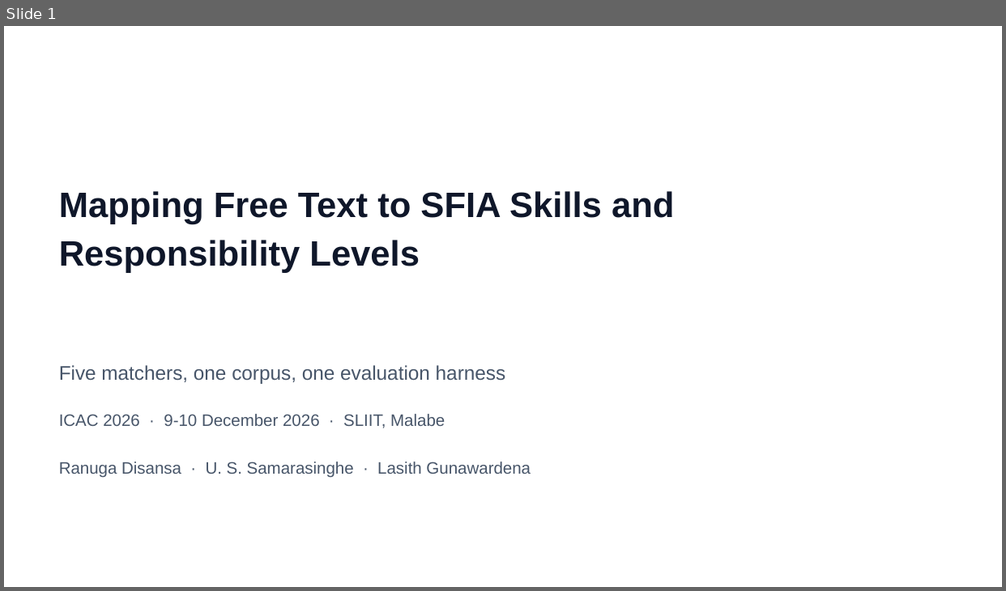
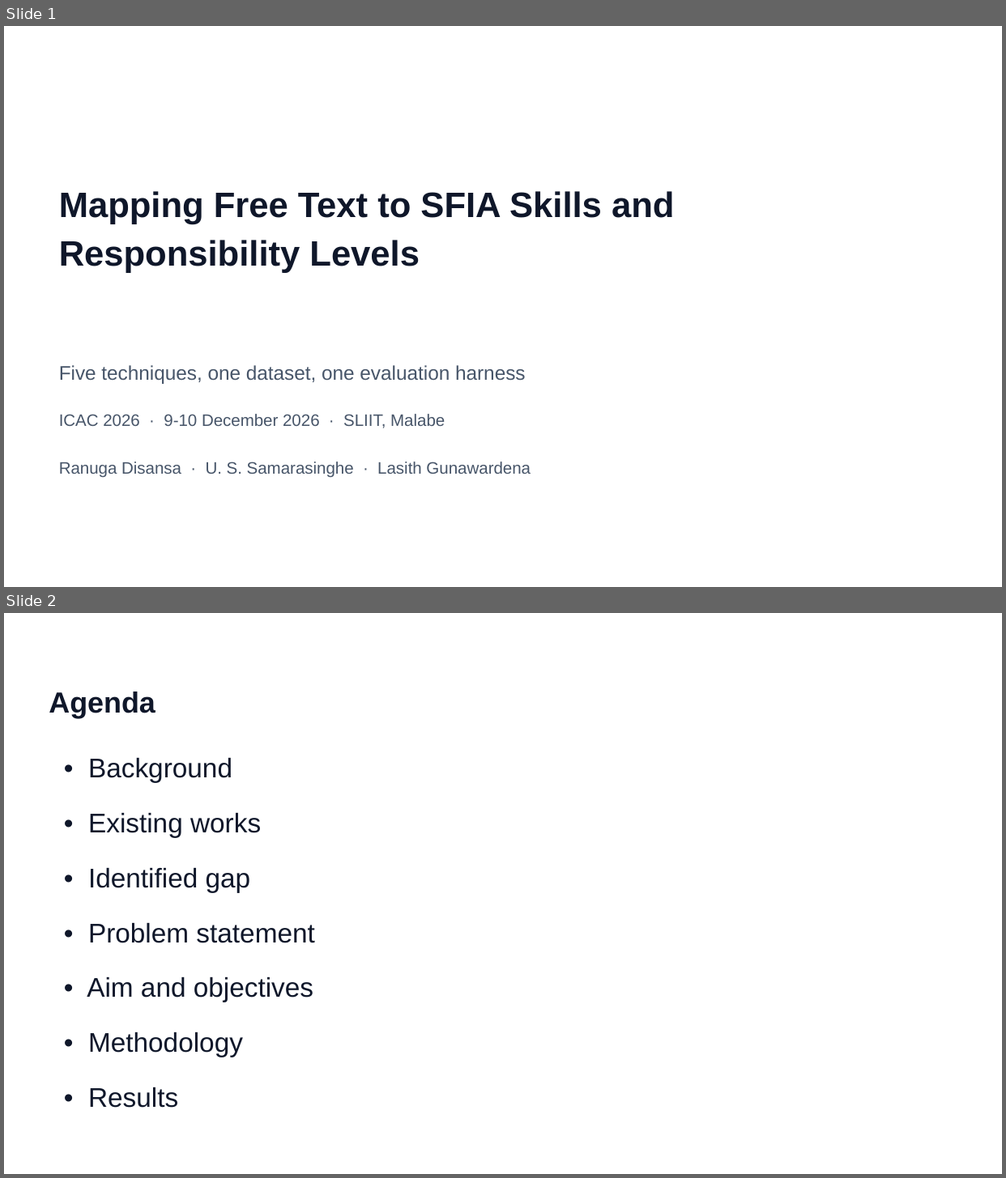
Before and after one commit to prdai/sfia-structured-skill-extraction, a slide deck: talk/deck/sfia-icac-2026.pptx. Shown one above the other, each under a label of ours: slide 1 before the commit, slides 1 and 2 after it. The pictures are 1006x591 and 1006x1178 pixels, drawn with LibreOffice and Linux fonts; fonts in the diff are those of the drawing. Boxes give left, top, right and bottom in pixels: in the first picture for what was removed or moved away, otherwise in the second. Text is boxed around its words. In the diff, an @@ line names an element or a change of style, - is before the commit and + after.

```diff
--- a/talk/deck/sfia-icac-2026.pptx
+++ b/talk/deck/sfia-icac-2026.pptx
@@ slide 2 added at <box>4,613,1002,1174</box>, background #FFFFFF @@
@@ text added at <box>49,692,155,718</box>, 28 pt, text #0F172A, bold @@
+Agenda
@@ text added at <box>88,757,232,782</box>, 26 pt, text #0F172A @@
+• Background
@@ text added at <box>88,812,261,837</box>, 26 pt, text #0F172A @@
+• Existing works
@@ text added at <box>88,867,251,892</box>, 26 pt, text #0F172A @@
+• Identified gap
@@ text added at <box>88,922,314,943</box>, 26 pt, text #0F172A @@
+• Problem statement
@@ text added at <box>87,977,313,1003</box>, 26 pt, text #0F172A @@
+• Aim and objectives
@@ text added at <box>88,1032,243,1058</box>, 26 pt, text #0F172A @@
+• Methodology
@@ text added at <box>88,1087,178,1108</box>, 26 pt, text #0F172A @@
+• Results
@@ slide 1 changed as well @@
@@ text at <box>59,365,526,384</box>: text changed @@
-Five matchers, one corpus, one evaluation harness
+Five techniques, one dataset, one evaluation harness
```
Also in this commit, not shown: 1 other slide changed, 9 other slides added, 16 slides removed, 5 other files.
